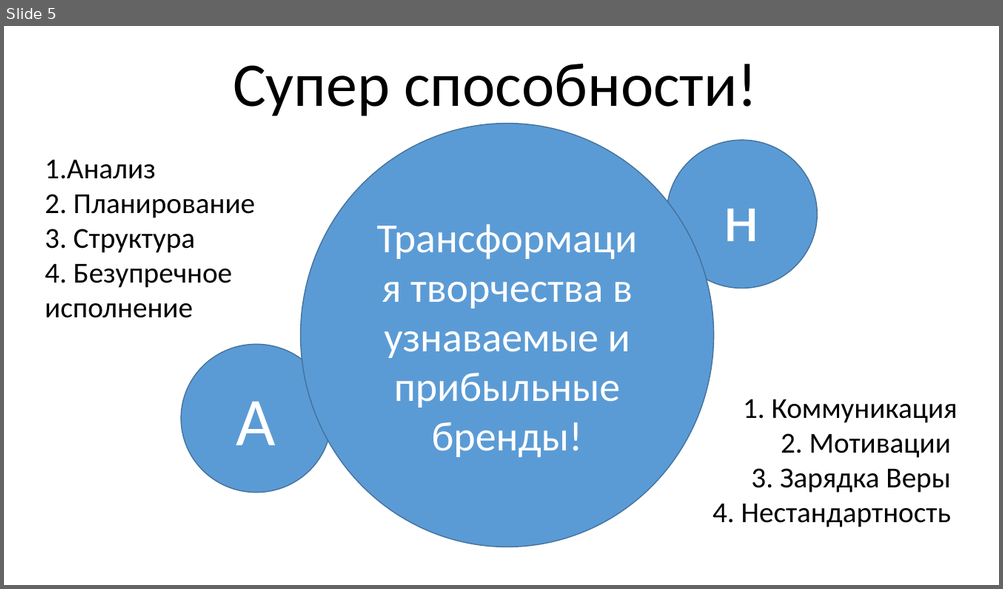
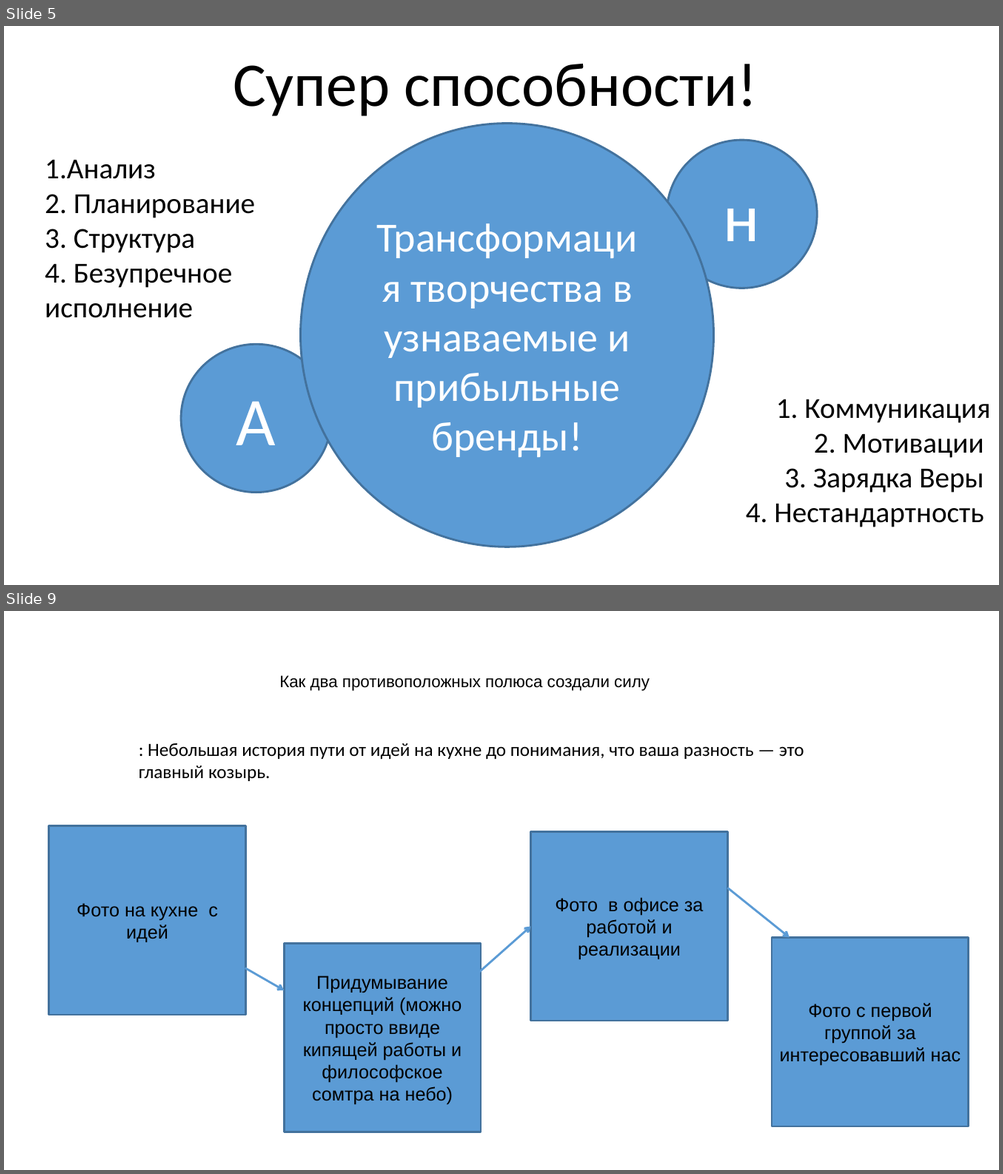
Before and after one commit to FeoFany/Garmony-of-Chaos, a slide deck: Docs/1. Презитанция.pptx. Shown one above the other, each under a label of ours: slide 5 before the commit, slides 5 and 9 after it; the slides between them are not shown. The pictures are 1003x589 and 1003x1174 pixels, drawn with LibreOffice and Linux fonts; fonts in the diff are those of the drawing. Boxes give left, top, right and bottom in pixels: in the first picture for what was removed or moved away, otherwise in the second. Text is boxed around its words. In the diff, an @@ line names an element or a change of style, - is before the commit and + after.

```diff
--- a/Docs/1. Презитанция.pptx
+++ b/Docs/1. Презитанция.pptx
@@ slide 9 added at (4, 611, 999, 1170), background #FFFFFF @@
@@ text added at (279, 675, 649, 691), 16 pt, text #000000 @@
+Как два противоположных полюса создали силу
@@ text added at (139, 743, 804, 781), 18 pt, text #000000 @@
+: Небольшая история пути от идей на кухне до понимания, что ваша разность — это главный козырь.
@@ rectangle added at (48, 826, 246, 1014), fill #5B9BD5, outline #43739E 2 pt, 18 pt, text #000000 @@
+Фото на кухне с идей
@@ rectangle added at (531, 832, 728, 1021), fill #5B9BD5, outline #43739E 2 pt, 18 pt, text #000000 @@
+Фото в офисе за работой и реализации
@@ arrow added from (728, 888) to (790, 938), #5B9BD5 2 pt @@
@@ arrow added from (472, 979) to (531, 926), #5B9BD5 2 pt @@
@@ rectangle added at (771, 938, 969, 1127), fill #5B9BD5, outline #43739E 2 pt, 18 pt, text #000000 @@
+Фото с первой группой за интересовавший нас
@@ rectangle added at (284, 944, 481, 1133), fill #5B9BD5, outline #43739E 2 pt, 18 pt, text #000000 @@
+Придумывание концепций (можно просто ввиде кипящей работы и философское сомтра на небо)
@@ arrow added from (245, 968) to (284, 991), #5B9BD5 2 pt @@
@@ slide 5 changed as well @@
@@ outline #43739E 1 pt to #43739E 2 pt in 3 elements at (181, 345, 332, 493), (666, 140, 817, 289), (300, 124, 714, 548) @@
@@ text "1. Коммуникация": place and size @@
-text "1. Коммуникация" at (712, 399, 957, 528)
+text "1. Коммуникация" at (745, 399, 990, 528)
```
Also in this commit, not shown: 4 other slides changed, 6 other slides added, 7 slides removed.
